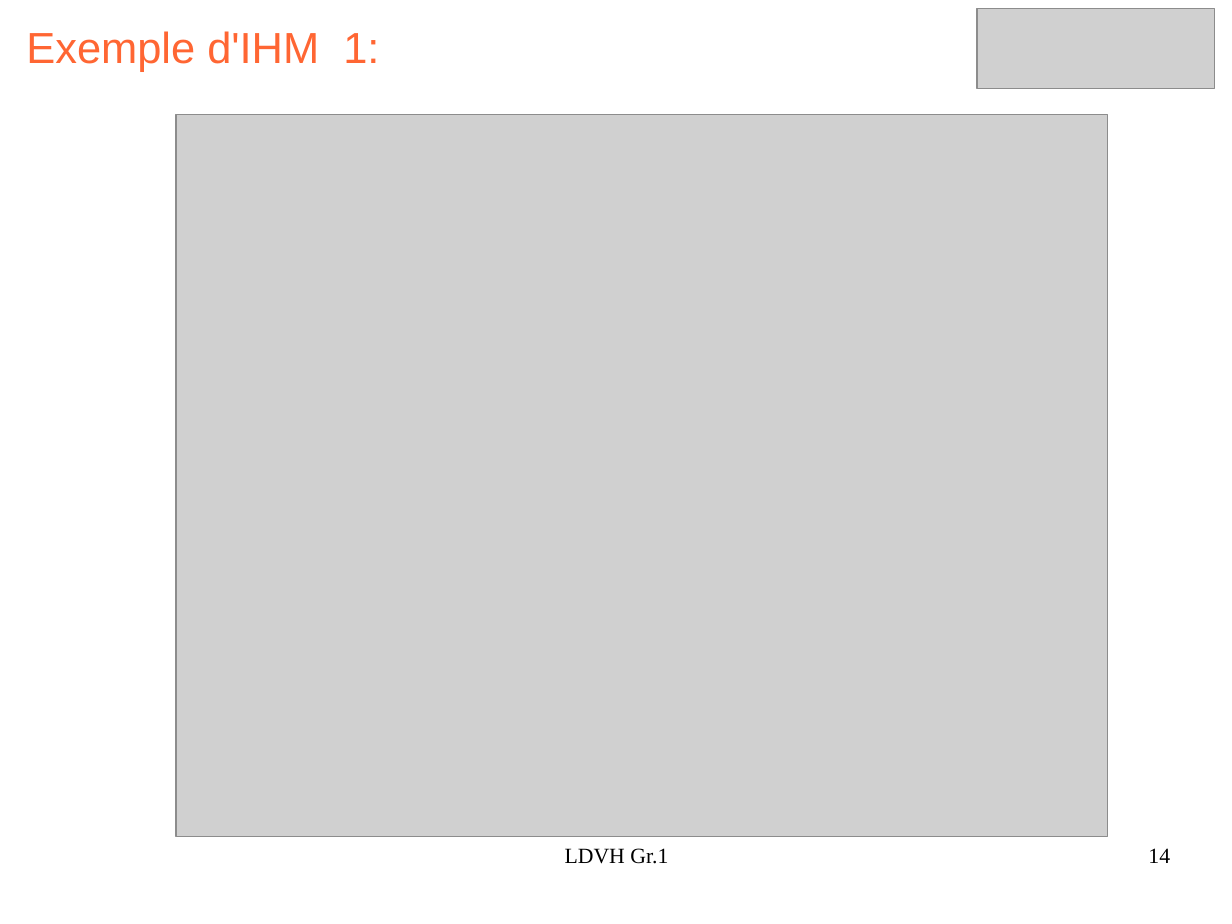
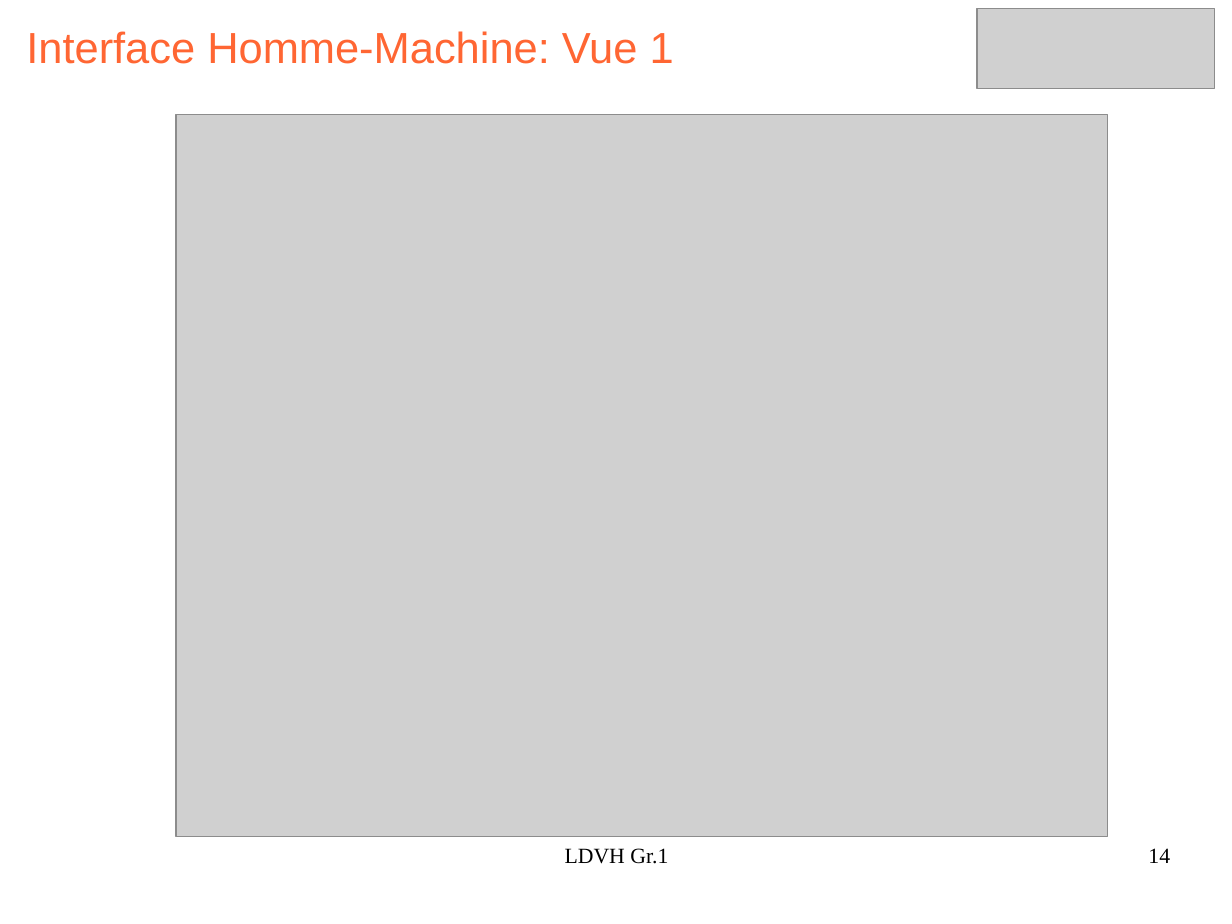
Before and after one commit to PanDav2/SBCD_IL, a slide deck: slide 14 of presentation/2015-2016.odp. Drawn at 1232x924 pixels with LibreOffice and Linux fonts; fonts in the diff are those of the drawing; grey boxes stand for pictures. Boxes give left, top, right and bottom in pixels: in the first picture for what was removed or moved away, otherwise in the second. Text is boxed around its words. In the diff, an @@ line names an element or a change of style, - is before the commit and + after.

```diff
--- a/presentation/2015-2016.odp
+++ b/presentation/2015-2016.odp
@@ title at <box>26,31,674,64</box>: text changed @@
-Exemple d'IHM 1:
+Interface Homme-Machine: Vue 1
```
Also in this commit, not shown: 4 other slides changed, 1 other file.
